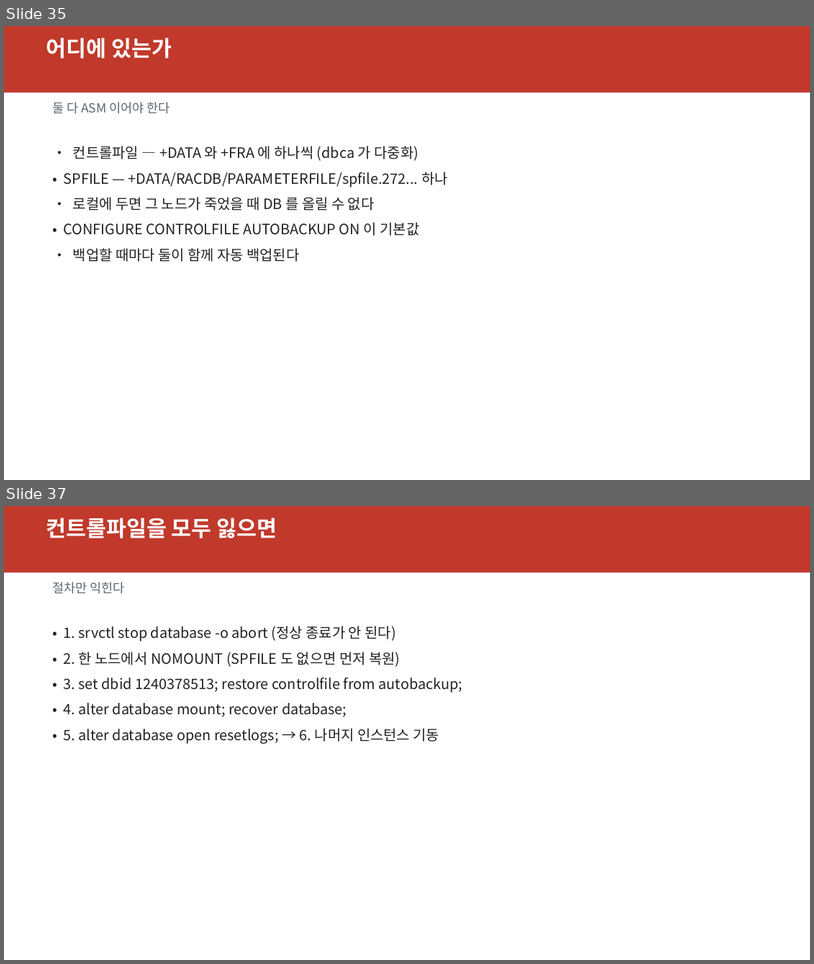
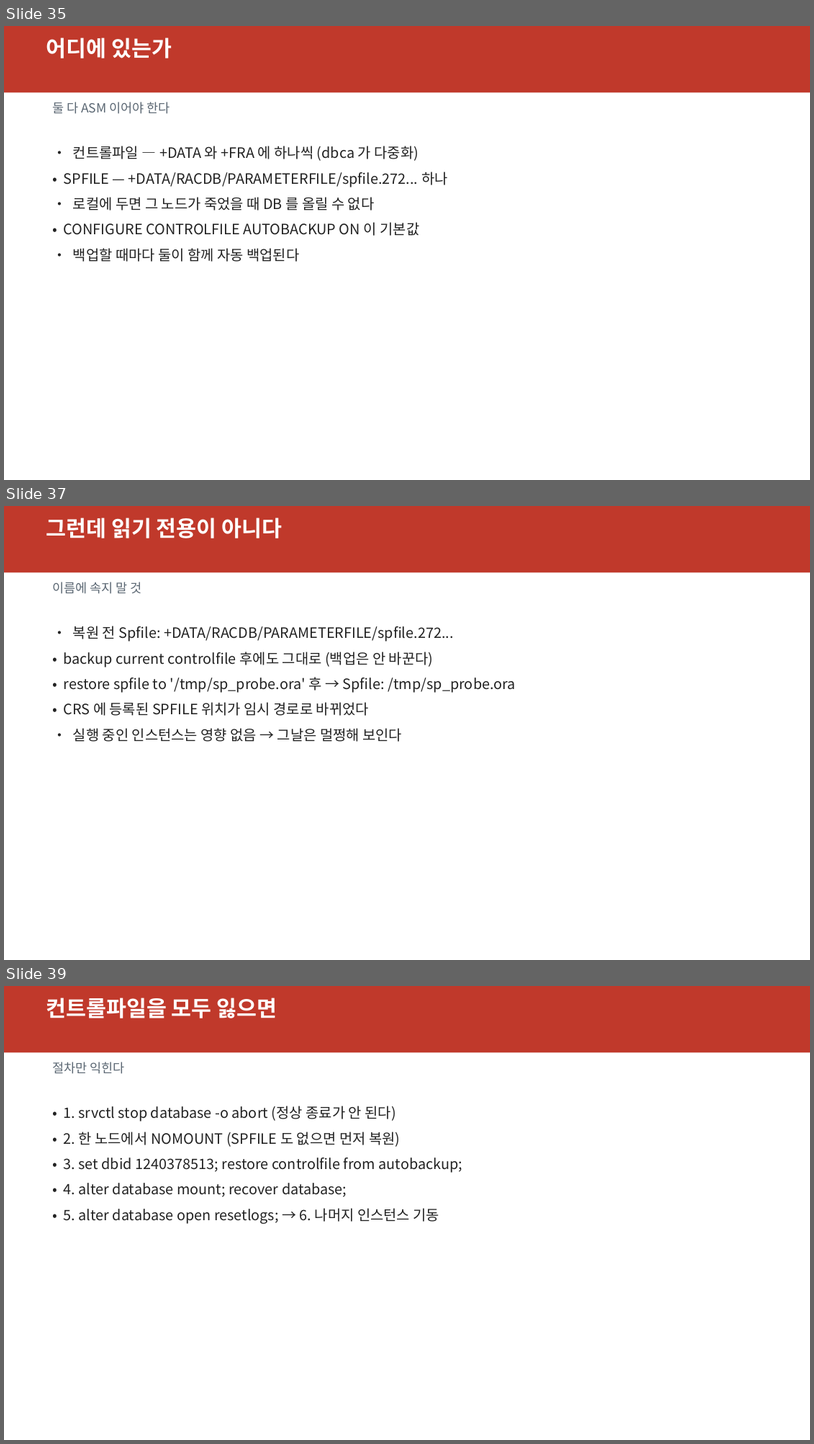
Before and after one commit to elpisk/OracleManual, a slide deck: RAC/17장/17장_RAC백업과복구.pptx. Shown one above the other, each under a label of ours: slides 35 and 37 before the commit, slides 35, 37 and 39 after it; the slides between them are not shown. The pictures are 814x964 and 814x1444 pixels, drawn with LibreOffice and Linux fonts; fonts in the diff are those of the drawing. Boxes give left, top, right and bottom in pixels: in the first picture for what was removed or moved away, otherwise in the second. Text is boxed around its words. In the diff, an @@ line names an element or a change of style, - is before the commit and + after.

```diff
--- a/RAC/17장/17장_RAC백업과복구.pptx
+++ b/RAC/17장/17장_RAC백업과복구.pptx
@@ slide 37 added at (4, 506, 810, 960), background #FFFFFF @@
@@ rectangle added at (4, 506, 810, 572), fill #C0392B @@
@@ text added at (46, 518, 283, 538), 26 pt, text #FFFFFF, bold @@
+그런데 읽기 전용이 아니다
@@ text added at (52, 582, 142, 594), 15 pt, text #5A6672 @@
+이름에 속지 말 것
@@ text added at (64, 626, 515, 741), 17 pt, text #222222 @@
+• 복원 전 Spfile: +DATA/RACDB/PARAMETERFILE/spfile.272...
+• backup current controlfile 후에도 그대로 (백업은 안 바꾼다)
+• restore spfile to '/tmp/sp_probe.ora' 후 → Spfile: /tmp/sp_probe.ora
+• CRS 에 등록된 SPFILE 위치가 임시 경로로 바뀌었다
+• 실행 중인 인스턴스는 영향 없음 → 그날은 멀쩡해 보인다
@@ what was slide 37 is now slide 39 @@
```
Also in this commit, not shown: 2 slides changed, 1 other slide added, 4 other files.
